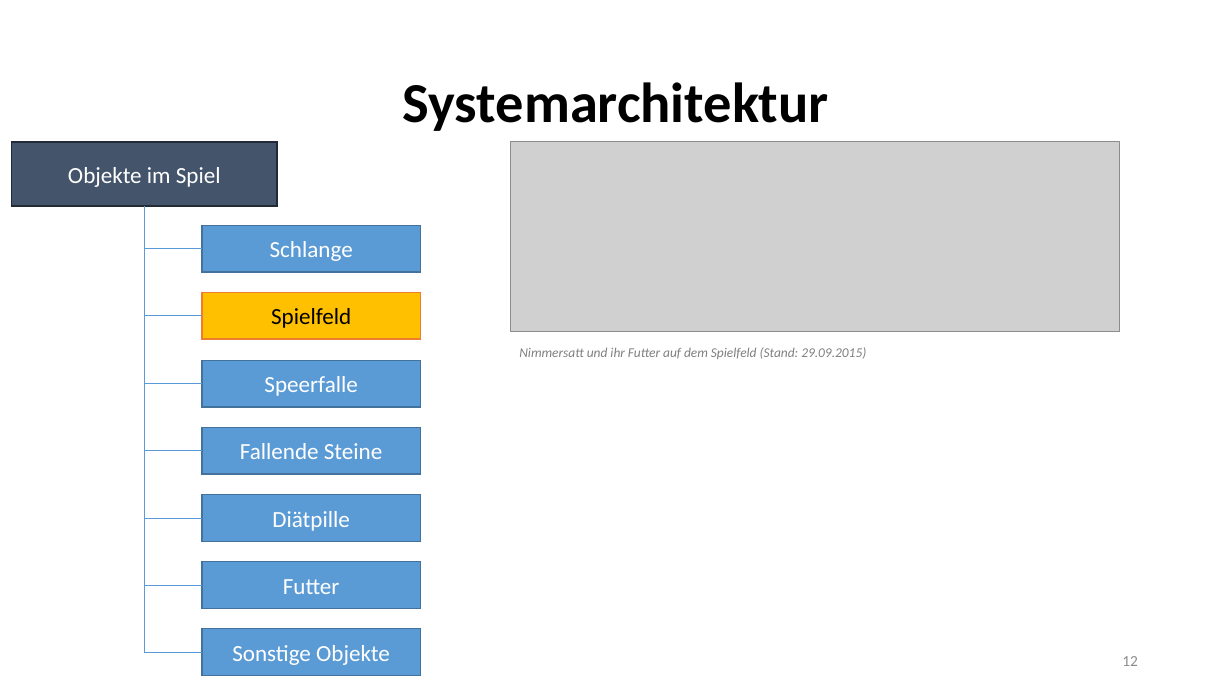
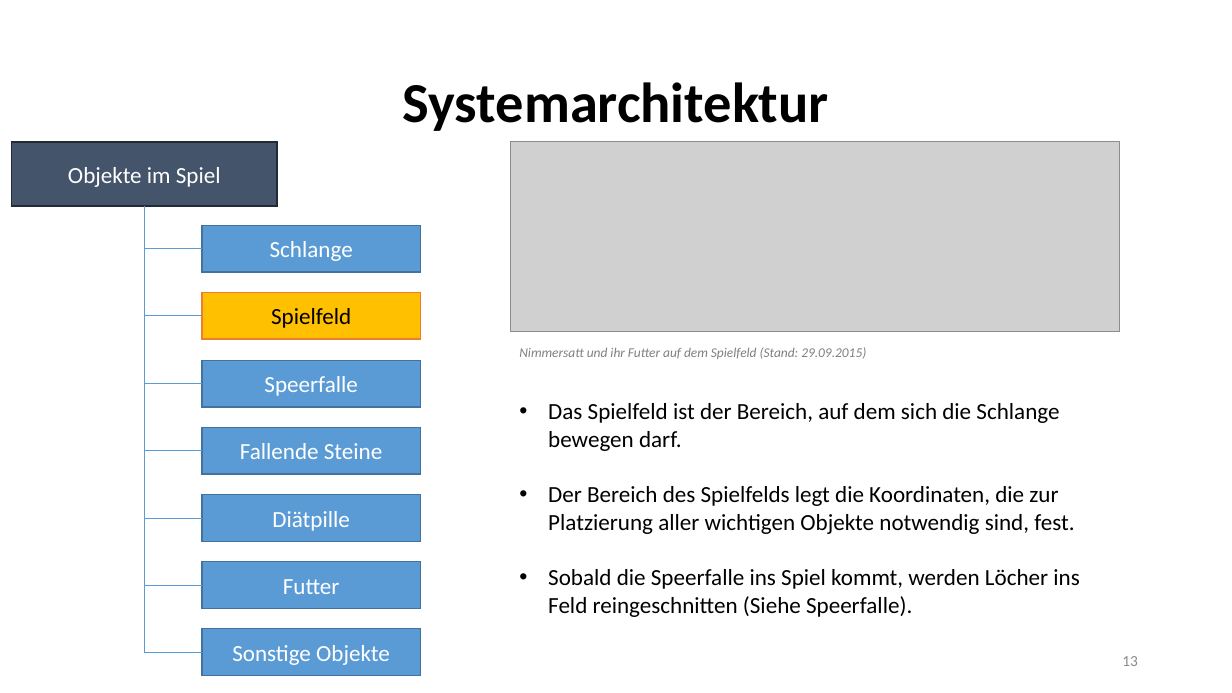
Before and after one commit to RamoramaInteractive/GDV-Projekt, a slide deck: slide 13 of FinalePräsentation.pptx (slide 12 before the commit). Drawn at 1232x693 pixels with LibreOffice and Linux fonts; fonts in the diff are those of the drawing; grey boxes stand for pictures. Boxes give left, top, right and bottom in pixels: in the first picture for what was removed or moved away, otherwise in the second. Text is boxed around its words. In the diff, an @@ line names an element or a change of style, - is before the commit and + after.

Commit message:
Systemarchitektur fertig in Präsentation!

```diff
--- a/FinalePräsentation.pptx
+++ b/FinalePräsentation.pptx
@@ text added at (548, 403, 1079, 617), 18 pt, text #000000 @@
+• Das Spielfeld ist der Bereich, auf dem sich die Schlange bewegen darf.
+• Der Bereich des Spielfelds legt die Koordinaten, die zur Platzierung aller wichtigen Objekte notwendig sind, fest.
+• Sobald die Speerfalle ins Spiel kommt, werden Löcher ins Feld reingeschnitten (Siehe Speerfalle).
@@ page number at (1122, 656, 1138, 666): text changed @@
-12
+13
```
Also in this commit, not shown: 6 other slides changed, 3 slides added, 7 slides removed.
